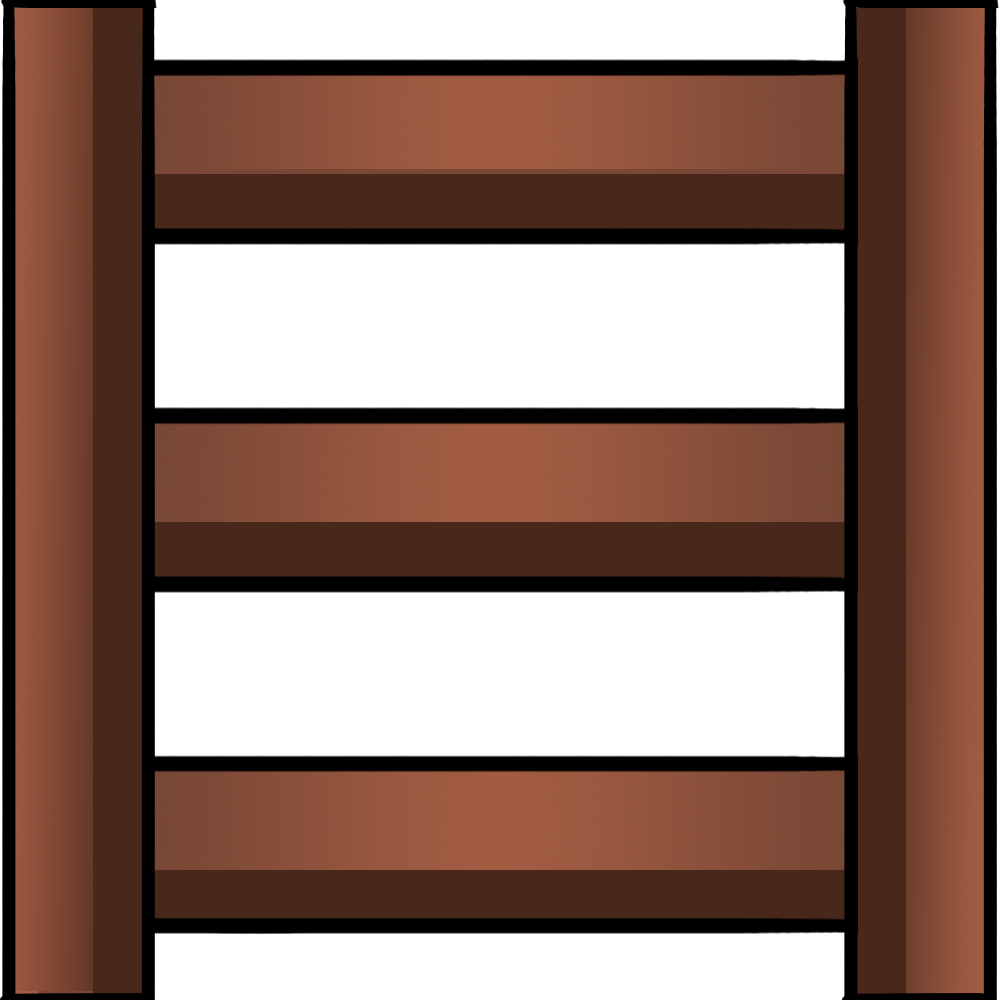
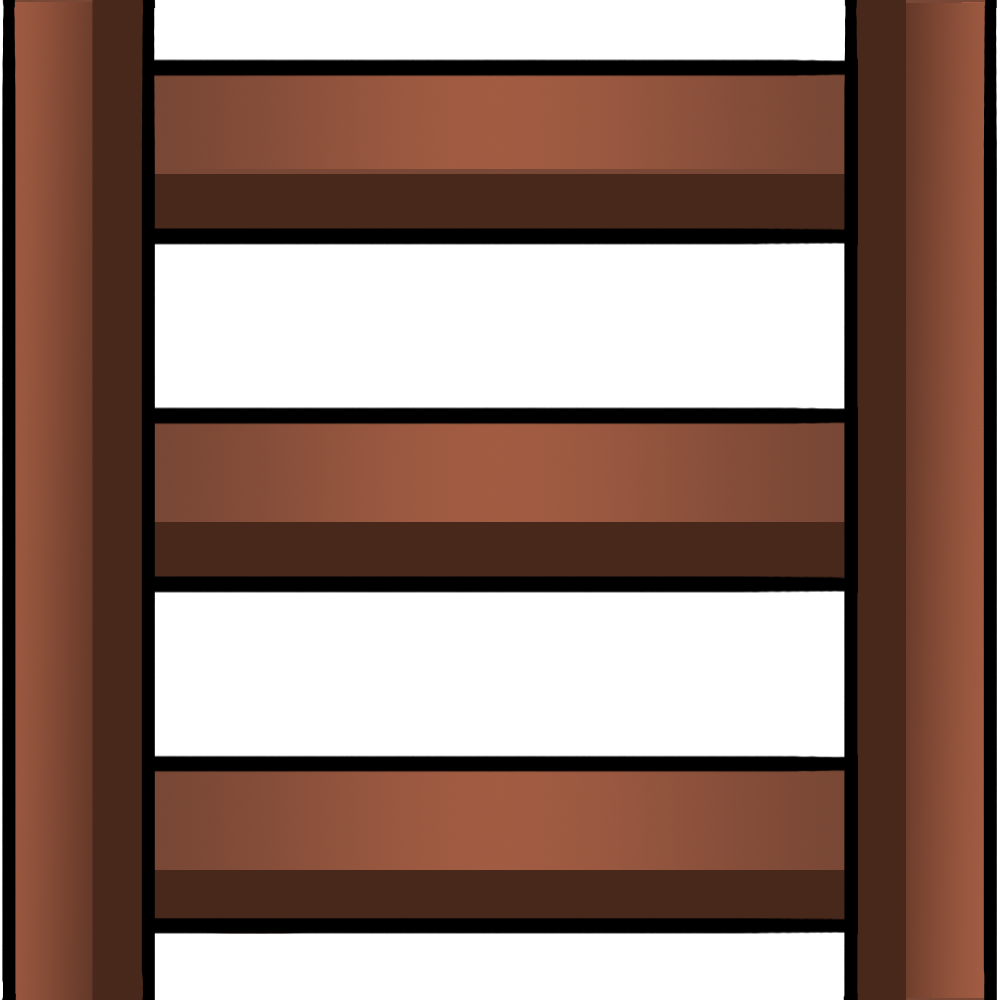
Layered file, before and after one edit (1000 × 1000). Changes by layer:
painted on "Right Vert" over [842, 0, 999, 1000]
painted on "Left Vert" over [0, 0, 157, 1000]
painted on "Shadow" over [92, 0, 144, 1000]
painted on "Light" over [14, 2, 99, 1000]
painted on "Color" over [14, 0, 986, 1000]
